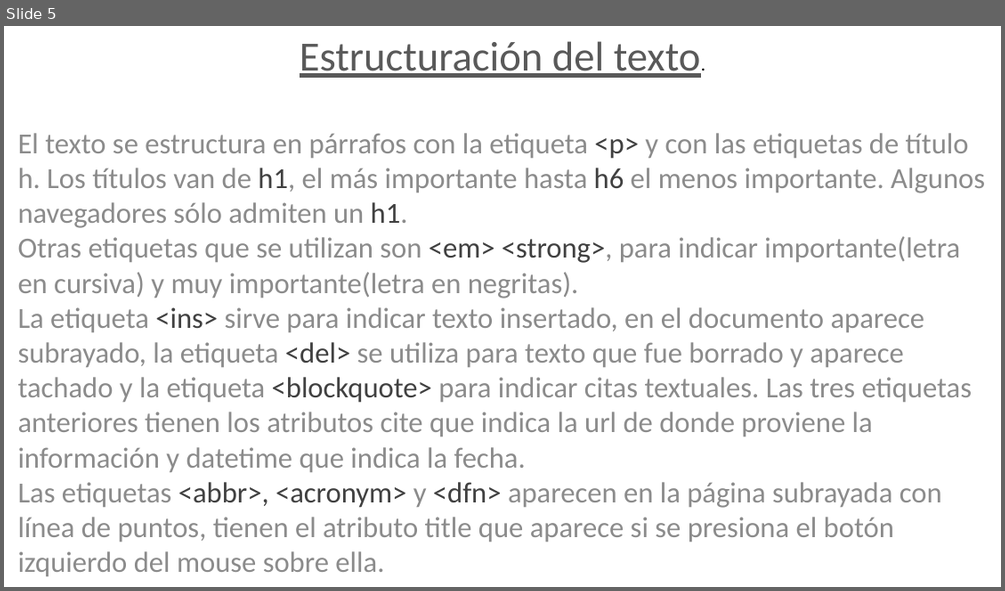
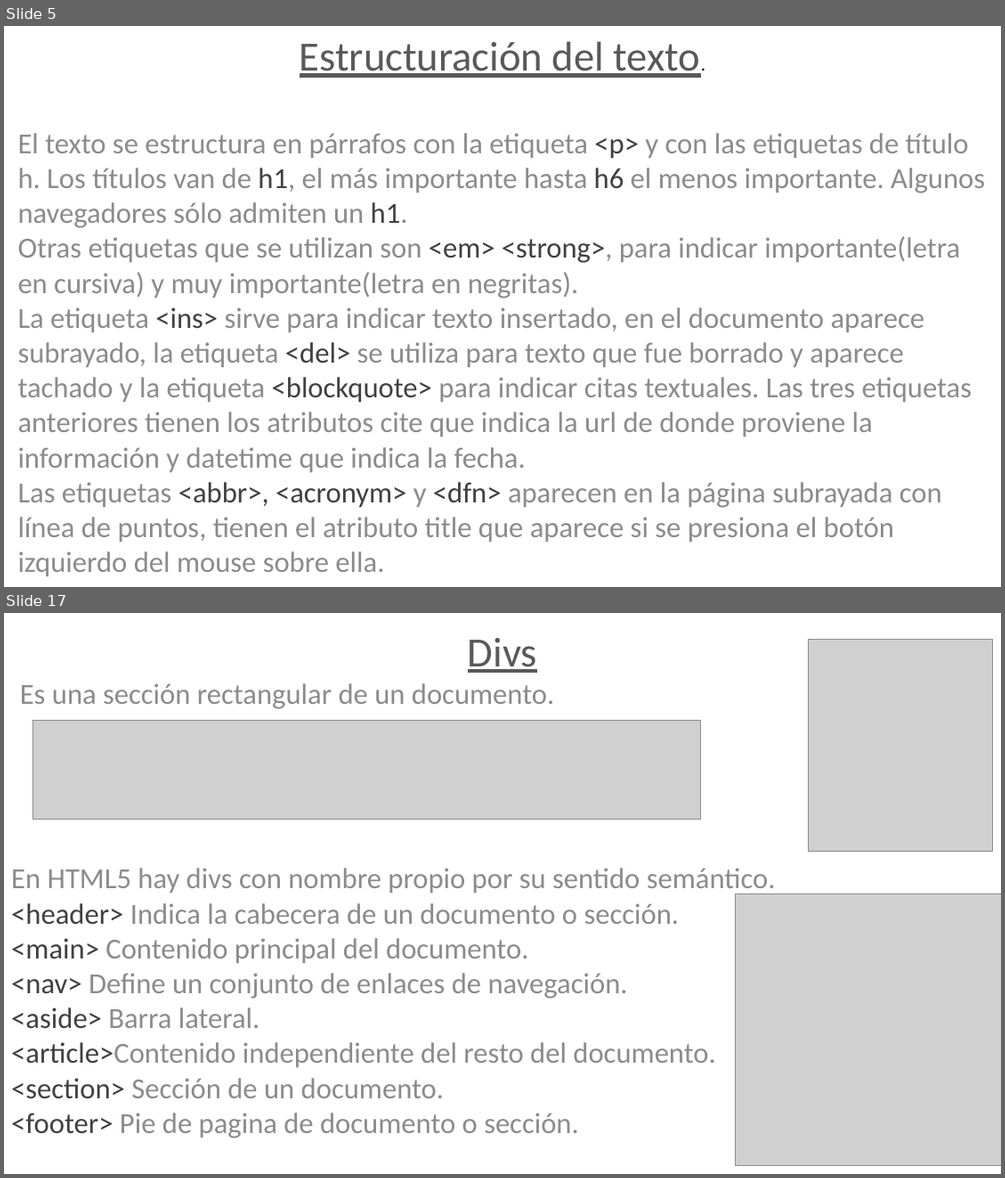
Before and after one commit to juanjomac/ApunteHtml, a slide deck: Presentación1.pptx. Shown one above the other, each under a label of ours: slide 5 before the commit, slides 5 and 17 after it; the slides between them are not shown. The pictures are 1005x591 and 1005x1178 pixels, drawn with LibreOffice and Linux fonts; fonts in the diff are those of the drawing; grey boxes stand for pictures. Boxes give left, top, right and bottom in pixels: in the first picture for what was removed or moved away, otherwise in the second. Text is boxed around its words. In the diff, an @@ line names an element or a change of style, - is before the commit and + after.

```diff
--- a/Presentación1.pptx
+++ b/Presentación1.pptx
@@ slide 17 added at [4,613,1001,1174], background #FFFFFF @@
@@ text added at [20,638,554,709], 28 pt, text #8C8C8C @@
+Divs
+Es una sección rectangular de un documento.
@@ picture added at [808,639,993,851] @@
@@ picture added at [33,720,701,819] @@
@@ text added at [11,868,776,1138], 28 pt, text #8C8C8C @@
+En HTML5 hay divs con nombre propio por su sentido semántico.
+<header> Indica la cabecera de un documento o sección.
+<main> Contenido principal del documento.
+<nav> Define un conjunto de enlaces de navegación.
+<aside> Barra lateral.
+<article>Contenido independiente del resto del documento.
+<section> Sección de un documento.
+<footer> Pie de pagina de documento o sección.
@@ picture added at [736,893,1001,1165] @@
```
Also in this commit, not shown: 1 slide changed, 11 other slides added, 1 slide removed.
